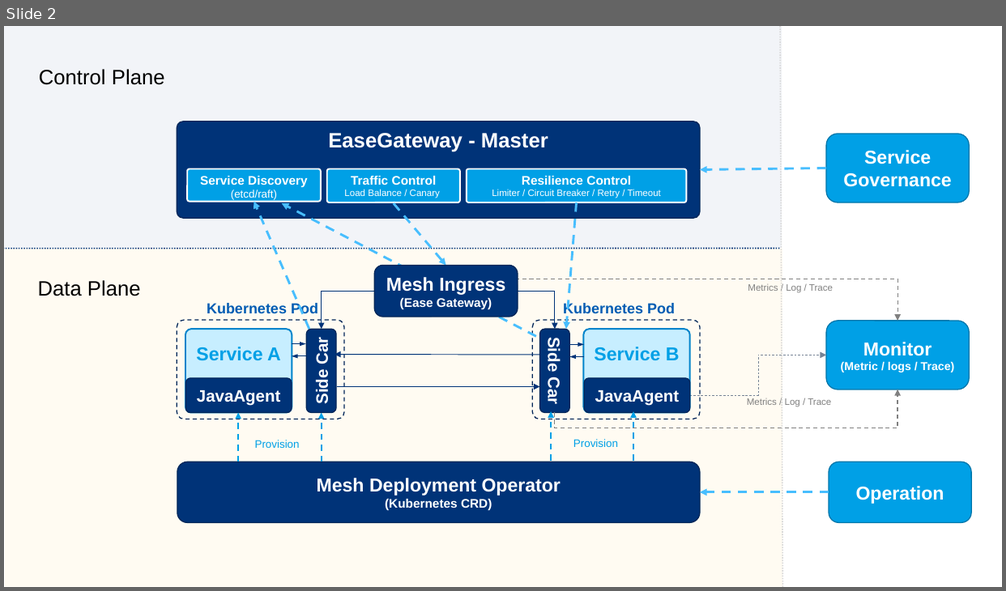
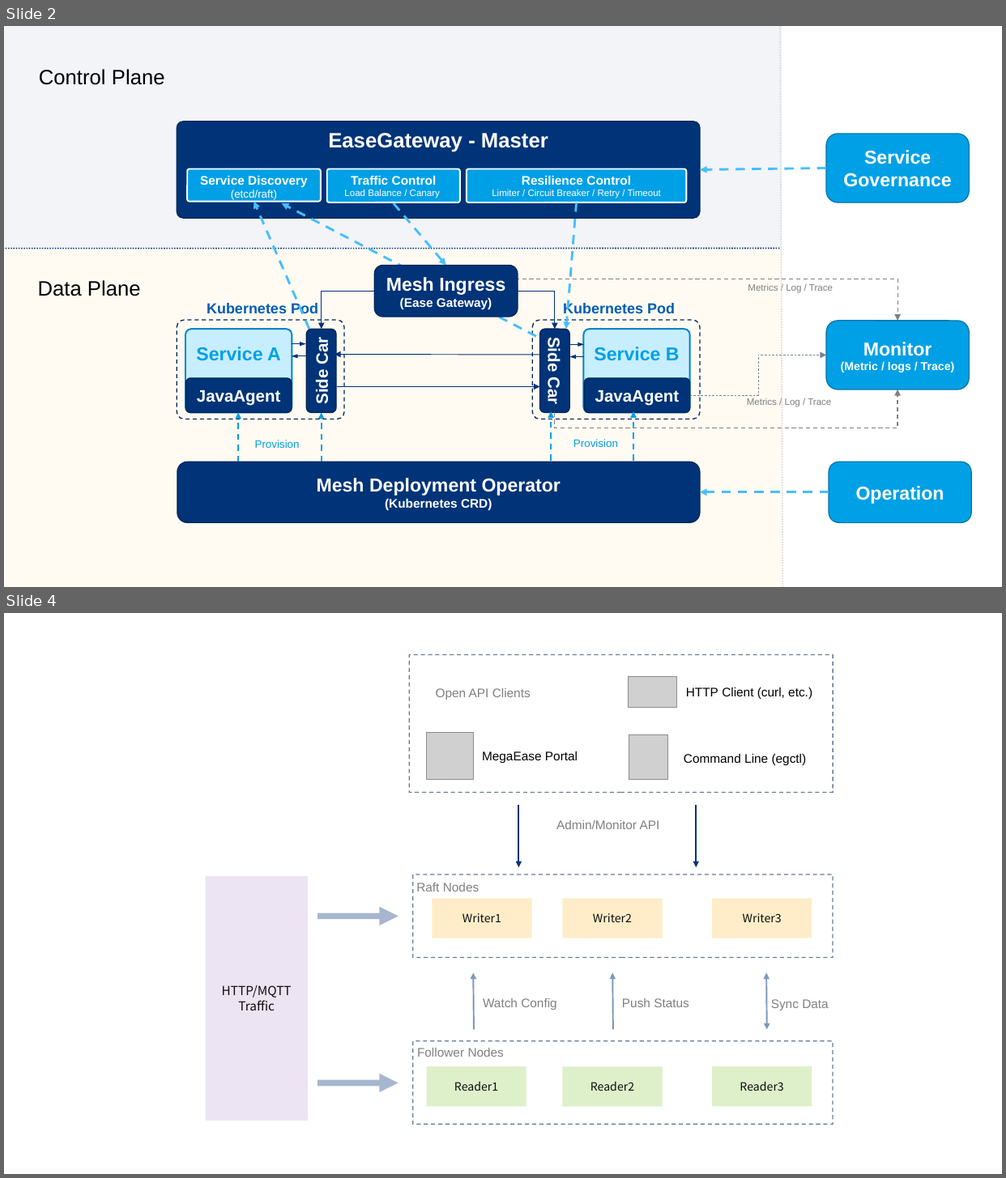
Before and after one commit to megaease/easemesh, a slide deck: docs/architecture.pptx. Shown one above the other, each under a label of ours: slide 2 before the commit, slides 2 and 4 after it; the slides between them are not shown. The pictures are 1006x591 and 1006x1178 pixels, drawn with LibreOffice and Linux fonts; fonts in the diff are those of the drawing; grey boxes stand for pictures. Boxes give left, top, right and bottom in pixels: in the first picture for what was removed or moved away, otherwise in the second. Text is boxed around its words. In the diff, an @@ line names an element or a change of style, - is before the commit and + after.

```diff
--- a/docs/architecture.pptx
+++ b/docs/architecture.pptx
@@ slide 4 added at (4, 613, 1002, 1174), background #FFFFFF @@
@@ rectangle added at (409, 655, 833, 793), fill #FFFFFF, outline #002659 1 pt dashed @@
@@ picture added at (629, 677, 676, 707) @@
@@ text added at (436, 688, 530, 700), 12 pt, text #808080 @@
+Open API Clients
@@ text added at (686, 688, 812, 699), 12 pt, text #000000 @@
+HTTP Client (curl, etc.)
@@ picture added at (426, 733, 473, 780) @@
@@ text added at (482, 752, 577, 763), 12 pt, text #000000 @@
+MegaEase Portal
@@ picture added at (629, 735, 668, 780) @@
@@ text added at (684, 754, 807, 765), 12 pt, text #000000 @@
+Command Line (egctl)
@@ arrow added from (519, 805) to (519, 867), #003378 1.5 pt @@
@@ arrow added from (697, 805) to (697, 867), #003378 1.5 pt @@
@@ text added at (556, 820, 660, 829), 12 pt, text #808080 @@
+Admin/Monitor API
@@ rectangle added at (206, 876, 308, 1121), fill #7030A0 at 13% opacity, 12 pt, text #0D0D0D @@
+HTTP/MQTT
+Traffic
@@ rectangle added at (413, 875, 833, 958), fill #FFFFFF, outline #002659 1 pt dashed @@
@@ text added at (416, 883, 479, 892), 12 pt, text #808080 @@
+Raft Nodes
@@ rectangle added at (432, 898, 532, 938), fill #FFC44E at 30% opacity, 11 pt, text #0D0D0D @@
+Writer1
@@ rectangle added at (562, 898, 662, 938), fill #FFC44E at 30% opacity, 11 pt, text #0D0D0D @@
+Writer2
@@ rectangle added at (712, 898, 812, 938), fill #FFC44E at 30% opacity, 11 pt, text #0D0D0D @@
+Writer3
@@ arrow added from (317, 916) to (398, 916), #003378 6 pt @@
@@ arrow added from (474, 1030) to (473, 973), #003378 1.5 pt @@
@@ arrow added from (613, 1030) to (612, 973), #003378 1.5 pt @@
@@ double arrow added from (767, 973) to (767, 1030), #003378 1.5 pt @@
@@ text added at (483, 999, 556, 1010), 12 pt, text #808080 @@
+Watch Config
@@ text added at (622, 999, 689, 1007), 12 pt, text #808080 @@
+Push Status
@@ text added at (771, 999, 828, 1011), 12 pt, text #808080 @@
+Sync Data
@@ rectangle added at (413, 1041, 833, 1124), fill #FFFFFF, outline #002659 1 pt dashed @@
@@ text added at (417, 1048, 504, 1057), 12 pt, text #808080 @@
+Follower Nodes
@@ rectangle added at (426, 1067, 526, 1106), fill #92D050 at 30% opacity, 11 pt, text #0D0D0D @@
+Reader1
@@ rectangle added at (562, 1067, 662, 1106), fill #92D050 at 30% opacity, 11 pt, text #0D0D0D @@
+Reader2
@@ rectangle added at (712, 1067, 812, 1106), fill #92D050 at 30% opacity, 11 pt, text #0D0D0D @@
+Reader3
@@ arrow added from (317, 1083) to (398, 1083), #003378 6 pt @@
```
Also in this commit, not shown: 2 other slides added.
